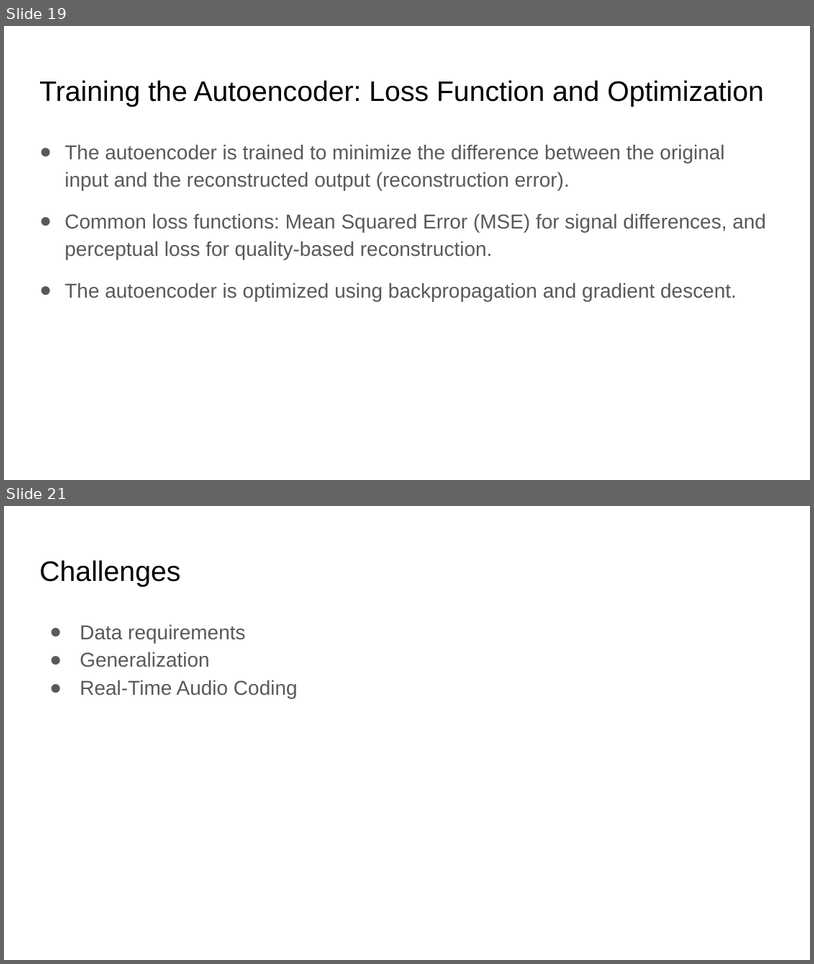
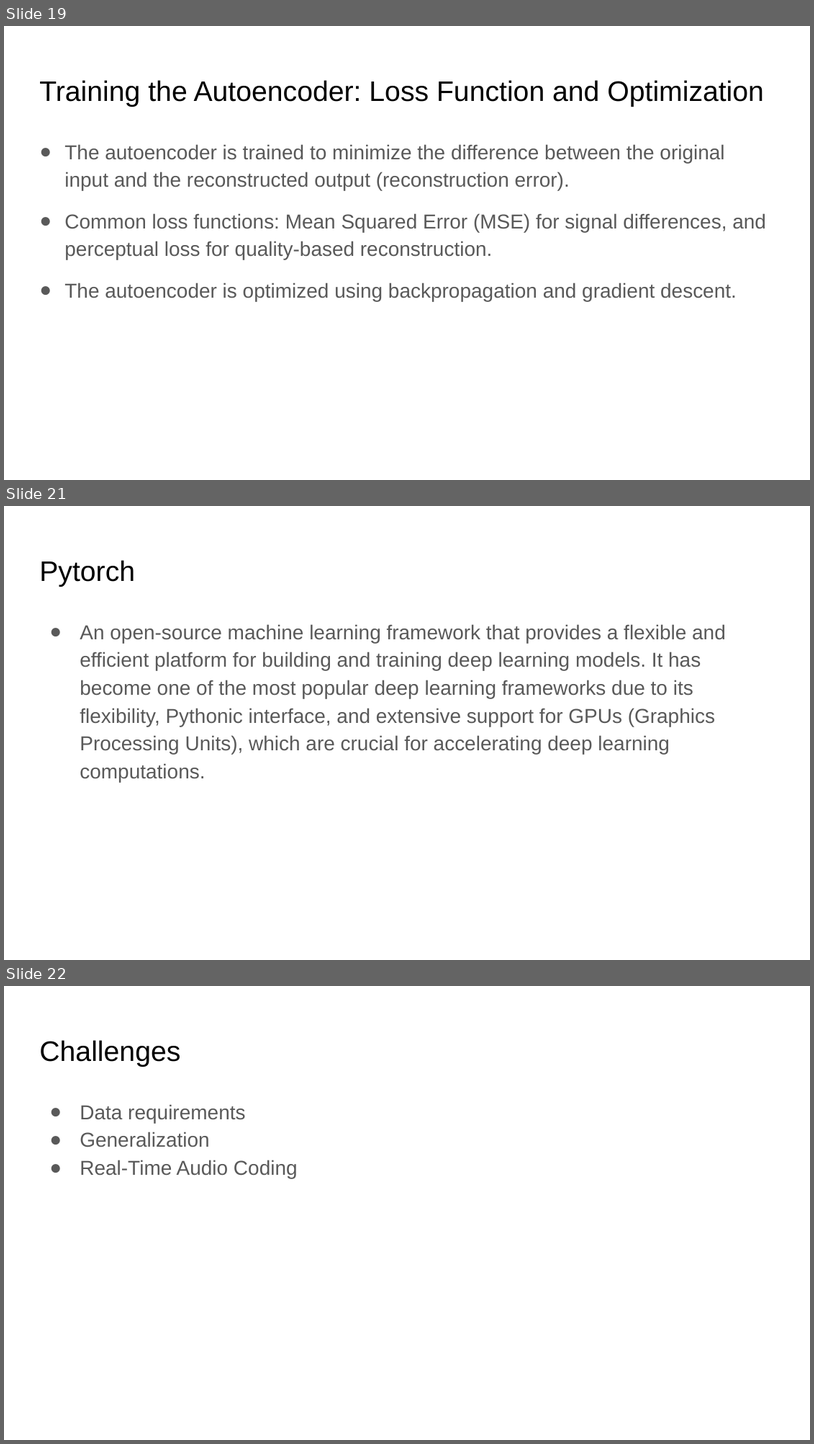
Before and after one commit to xserra/audio-coding-materials, a slide deck: lectures/6. Neural audio compression.pptx. Shown one above the other, each under a label of ours: slides 19 and 21 before the commit, slides 19, 21 and 22 after it; the slides between them are not shown. The pictures are 814x964 and 814x1444 pixels, drawn with LibreOffice and Linux fonts; fonts in the diff are those of the drawing. Boxes give left, top, right and bottom in pixels: in the first picture for what was removed or moved away, otherwise in the second. Text is boxed around its words. In the diff, an @@ line names an element or a change of style, - is before the commit and + after.

```diff
--- a/lectures/6. Neural audio compression.pptx
+++ b/lectures/6. Neural audio compression.pptx
@@ slide 21 added at box(4, 506, 810, 960), background #FFFFFF @@
@@ title added at box(39, 560, 135, 587), 25.2 pt, text #000000 @@
+Pytorch
@@ text added at box(80, 624, 726, 782), 18 pt, text #595959 @@
+● An open-source machine learning framework that provides a flexible and efficient platform for building and training deep learning models. It has become one of the most popular deep learning frameworks due to its flexibility, Pythonic interface, and extensive support for GPUs (Graphics Processing Units), which are crucial for accelerating deep learning computations.
@@ what was slide 21 is now slide 22 @@
```
Also in this commit, not shown: 2 slides changed, 1 other slide added, 1 slide removed.
